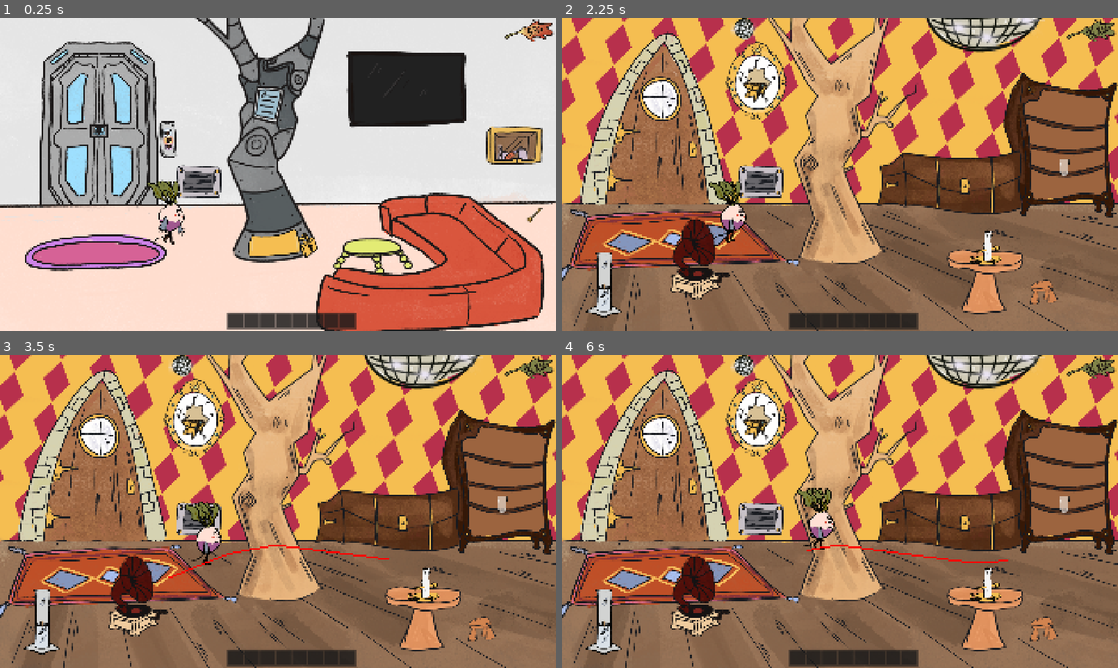
Above: before the commit, frames 1-4 (two rows, left to right).
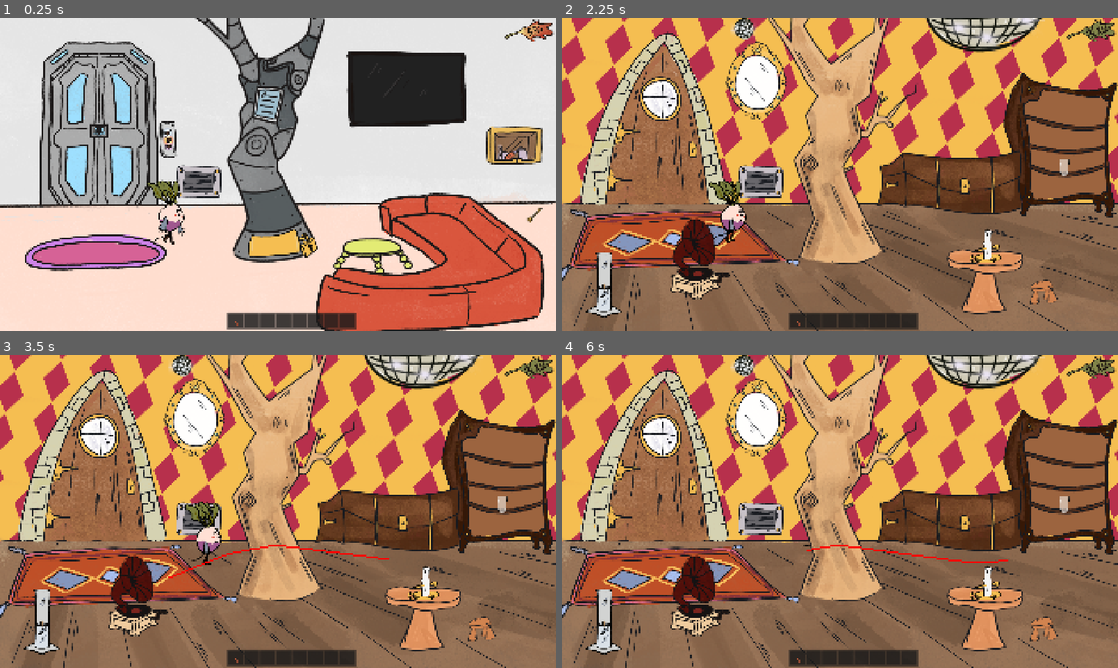
Above: after the commit, the same moments.

Repository: s0lst1ce/microjam60
Game: Godot game, scene res://main.tscn
Two runs of this game, one before a commit and one after it. Both use one fixed random seed, a clock stepped at 60 frames per second and the inputs below.
Inputs (mouse positions are in pixels of both pictures, inside the frame that each line leads up to):
- Up to frame 1 (0.25 s): no input
- Up to frame 2 (2.25 s): click (1090, 30) at 0.5 s; click (1090, 30) at 1.25 s; click (1090, 30) at 2 s
- Up to frame 3 (3.5 s): move the mouse to (400, 495) at 2.77 s; press the mouse at (400, 495) at 2.78 s
- Up to frame 4 (6 s): move the mouse to (728, 527) at 3.52 s; release the mouse at (728, 527) at 3.53 s; click (728, 527) at 3.6 s; move the mouse to (895, 442) at 4.27 s; press the mouse at (895, 442) at 4.28 s; move the mouse to (812, 574) at 5.02 s; release the mouse at (812, 574) at 5.03 s; click (812, 574) at 5.1 s; move the mouse to (1006, 558) at 5.77 s; press the mouse at (1006, 558) at 5.78 s

The runs differ from the first frame. In frame 1, less than 0.1% of the frame differs, in the area x 42-43%, y 96-99%; in frame 2, 0.6%; in frame 3, 0.6%; in frame 4, 1.3%, in the area x 31-79%, y 12-99%.

Commit message:
fix: multiple bug fixes

Diff:
--- a/gui.tscn
+++ b/gui.tscn
@@ -6,6 +6,7 @@
 [ext_resource type="Script" uid="uid://d3xb16pwhmsb6" path="res://timeshift_button.gd" id="4_0wv8u"]
 [ext_resource type="Script" uid="uid://br1vdsqomcig" path="res://inventory.gd" id="4_p8208"]
 [ext_resource type="Script" uid="uid://byxc7o3xrfctq" path="res://item_slot.gd" id="5_axmix"]
+[ext_resource type="Resource" uid="uid://bsenmdx4k5167" path="res://screwdriver.tres" id="7_0wv8u"]
 
 [node name="GUI" type="CanvasLayer" unique_id=1497885613]
 
@@ -52,6 +53,7 @@
 custom_minimum_size = Vector2(50, 50)
 layout_mode = 2
 script = ExtResource("5_axmix")
+item = ExtResource("7_0wv8u")
 
 [node name="Icon" type="TextureRect" parent="Inventory/MarginContainer/GridContainer/ItemSlot" unique_id=1674530426]
 layout_mode = 1
--- a/lever.gd
+++ b/lever.gd
@@ -6,5 +6,3 @@
 	if texture != on_texture:
 		texture = on_texture
 		Enigmas.tv_on = true
-		#TODO remove
-		Enigmas.bedroom_flushed=true
--- a/magpie_lounge_future.tscn
+++ b/magpie_lounge_future.tscn
@@ -41,6 +41,7 @@
 outlines = Array[PackedVector2Array]([PackedVector2Array(1710, 643, 1875, 772, 1873, 639)])
 
 [node name="MagpieLoungeFuture" type="Node2D" unique_id=643645692 node_paths=PackedStringArray("spawn_point")]
+y_sort_enabled = true
 script = ExtResource("1_jvbvo")
 spawn_point = NodePath("Spawn")
 metadata/_custom_type_script = "uid://b16ied5hj8xf"
--- a/magpie_lounge_retro.tscn
+++ b/magpie_lounge_retro.tscn
@@ -20,7 +20,7 @@
 [ext_resource type="Resource" uid="uid://bybmq0vbev3j0" path="res://record_player.tres" id="16_oyog5"]
 [ext_resource type="Texture2D" uid="uid://di3cwnx82pd1b" path="res://assets/furniture/empty_tube.png" id="18_q64ew"]
 [ext_resource type="Script" uid="uid://s0phie3iq8yg" path="res://tube.gd" id="19_ycws2"]
-[ext_resource type="Texture2D" uid="uid://bm0r1ah6j8yge" path="res://assets/furniture/squirrel/mirror_broken.png" id="21_o03v2"]
+[ext_resource type="Texture2D" uid="uid://dixotr15cler0" path="res://assets/furniture/mirror.png" id="21_4g5ik"]
 [ext_resource type="Texture2D" uid="uid://n1x81pje1l4b" path="res://assets/furniture/large_disco.png" id="22_e6id1"]
 [ext_resource type="Script" uid="uid://cy0aogxmcnb50" path="res://mirror.gd" id="22_o03v2"]
 [ext_resource type="Texture2D" uid="uid://b70o5tkgr1vrr" path="res://assets/furniture/small_disco.png" id="23_ffxr0"]
@@ -35,6 +35,7 @@
 agent_radius = 30.0
 
 [node name="MagpieLoungeRetro" type="Node2D" unique_id=419400981 node_paths=PackedStringArray("spawn_point")]
+y_sort_enabled = true
 script = ExtResource("1_o03v2")
 spawn_point = NodePath("Spawn")
 metadata/_custom_type_script = "uid://b16ied5hj8xf"
@@ -153,9 +154,9 @@
 z_index = 1
 y_sort_enabled = true
 offset_left = 1407.0
-offset_top = 723.0
+offset_top = 718.0
 offset_right = 1552.0
-offset_bottom = 888.0
+offset_bottom = 883.0
 scale = Vector2(0.78384566, 0.78384566)
 texture = ExtResource("14_324kn")
 script = ExtResource("13_324kn")
@@ -179,7 +180,7 @@
 offset_right = 715.0
 offset_bottom = 266.0
 scale = Vector2(1.4683394, 1.4683394)
-texture = ExtResource("21_o03v2")
+texture = ExtResource("21_4g5ik")
 script = ExtResource("22_o03v2")
 interacts_with = Array[String](["boiling_water", "record_player"])
 metadata/_custom_type_script = "uid://cg47jubodtsch"
--- a/squirrel_bedroom_future.tscn
+++ b/squirrel_bedroom_future.tscn
@@ -29,6 +29,7 @@
 outlines = Array[PackedVector2Array]([PackedVector2Array(555, 1089, 749, 1092, 1327, 1099, 1333, 849, 1457, 816, 1415,  …(194 unchanged characters)…
 
 [node name="SquirrelBedroomFuture" type="Node2D" unique_id=1870911276 node_paths=PackedStringArray("spawn_point")]
+y_sort_enabled = true
 script = ExtResource("1_36ym5")
 spawn_point = NodePath("Spawn")
 metadata/_custom_type_script = "uid://b16ied5hj8xf"
@@ -58,6 +59,16 @@
 centered = false
 
 [node name="SquirrelTrapdoor" parent="." unique_id=1509096163 instance=ExtResource("4_erogm")]
+
+[node name="Lever" type="TextureRect" parent="." unique_id=1201292298]
+offset_left = 1214.0
+offset_top = 442.0
+offset_right = 1426.0
+offset_bottom = 609.0
+scale = Vector2(0.52848595, 0.52848595)
+texture = ExtResource("9_cd48p")
+script = ExtResource("10_2v8ij")
+metadata/_custom_type_script = "uid://cg47jubodtsch"
 
 [node name="Furnitures" type="Node2D" parent="." unique_id=386312926]
 
@@ -89,16 +100,6 @@
 [node name="GlassDesk" type="Sprite2D" parent="Furnitures" unique_id=1400482044]
 position = Vector2(1634, 773)
 texture = ExtResource("7_40pui")
-
-[node name="Lever" type="TextureRect" parent="Furnitures" unique_id=1201292298]
-offset_left = 1214.0
-offset_top = 442.0
-offset_right = 1426.0
-offset_bottom = 609.0
-scale = Vector2(0.52848595, 0.52848595)
-texture = ExtResource("9_cd48p")
-script = ExtResource("10_2v8ij")
-metadata/_custom_type_script = "uid://cg47jubodtsch"
 
 [node name="AcornChest" type="TextureRect" parent="Furnitures" unique_id=378522646]
 z_index = -1
--- a/squirrel_bedroom_retro.tscn
+++ b/squirrel_bedroom_retro.tscn
@@ -88,6 +88,7 @@
 metadata/_custom_type_script = "uid://cg47jubodtsch"
 
 [node name="Scale" type="TextureRect" parent="." unique_id=1203327726]
+z_index = 1
 y_sort_enabled = true
 offset_left = 1627.0001
 offset_top = 884.0
